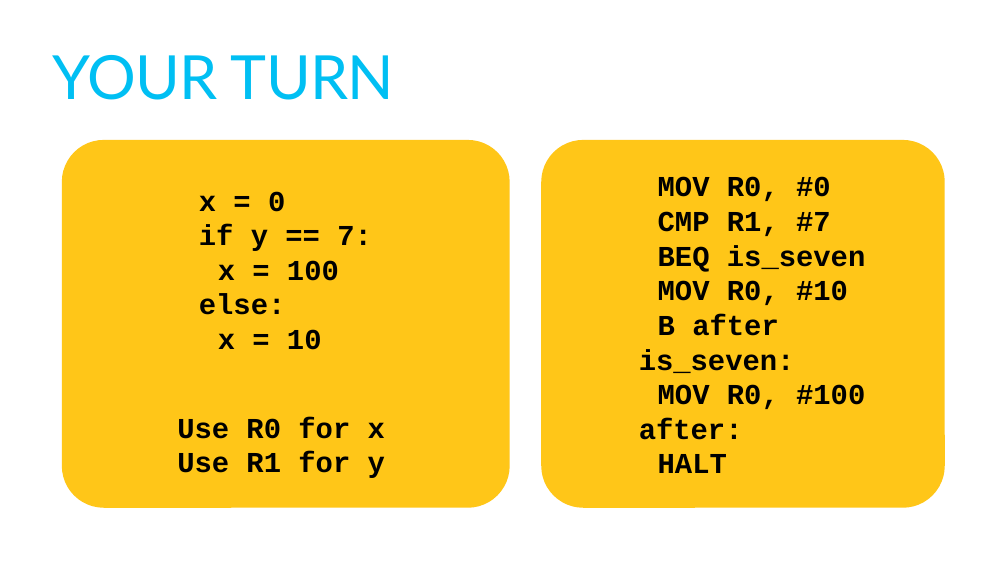
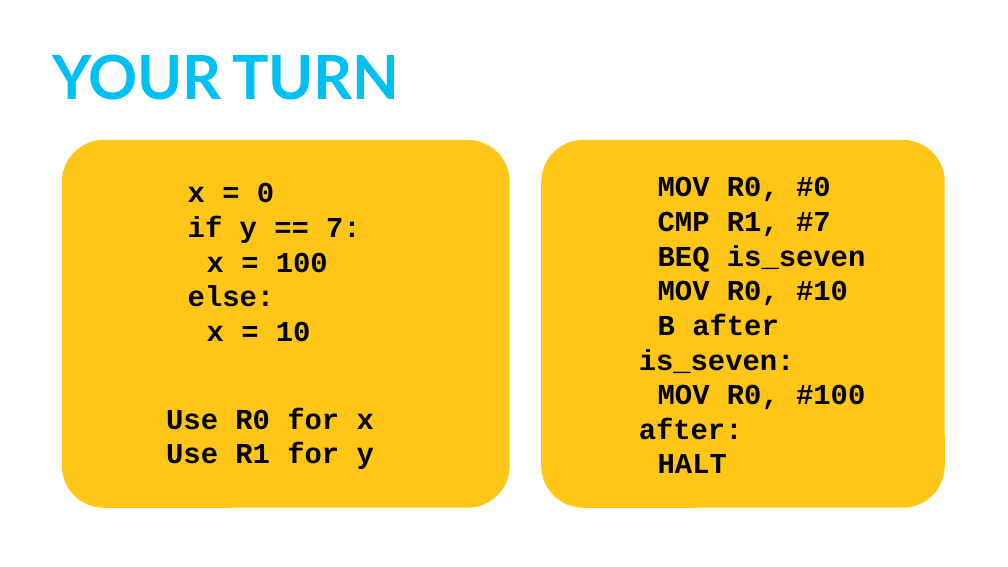
Before and after one commit to TommyWoodley/teaching, a slide deck: slide 6 of 13B/Assembly/Assembly Language.pptx. Drawn at 1008x567 pixels with LibreOffice and Linux fonts; fonts in the diff are those of the drawing. Boxes give left, top, right and bottom in pixels: in the first picture for what was removed or moved away, otherwise in the second. Text is boxed around its words. In the diff, an @@ line names an element or a change of style, - is before the commit and + after.

```diff
--- a/13B/Assembly/Assembly Language.pptx
+++ b/13B/Assembly/Assembly Language.pptx
@@ title "YOUR TURN" at (53,54,399,100): bold on @@
@@ text "x = 0": place and size @@
-text "x = 0" at (199,191,372,350)
+text "x = 0" at (188,182,361,342)
@@ text "Use R0 for x": place and size @@
-text "Use R0 for x" at (177,417,385,478)
+text "Use R0 for x" at (166,408,374,469)
```
Also in this commit, not shown: 8 other slides changed, 1 other file.
